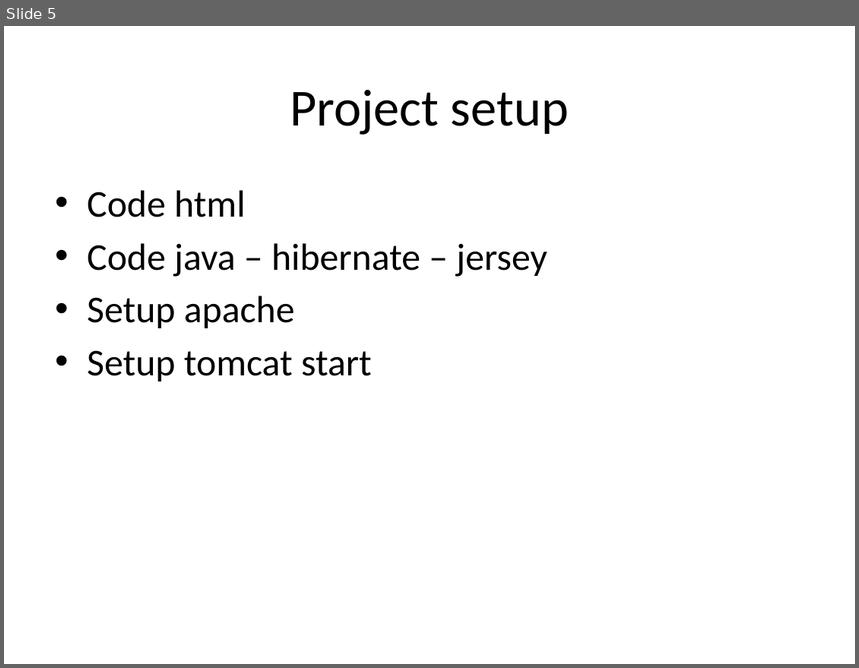
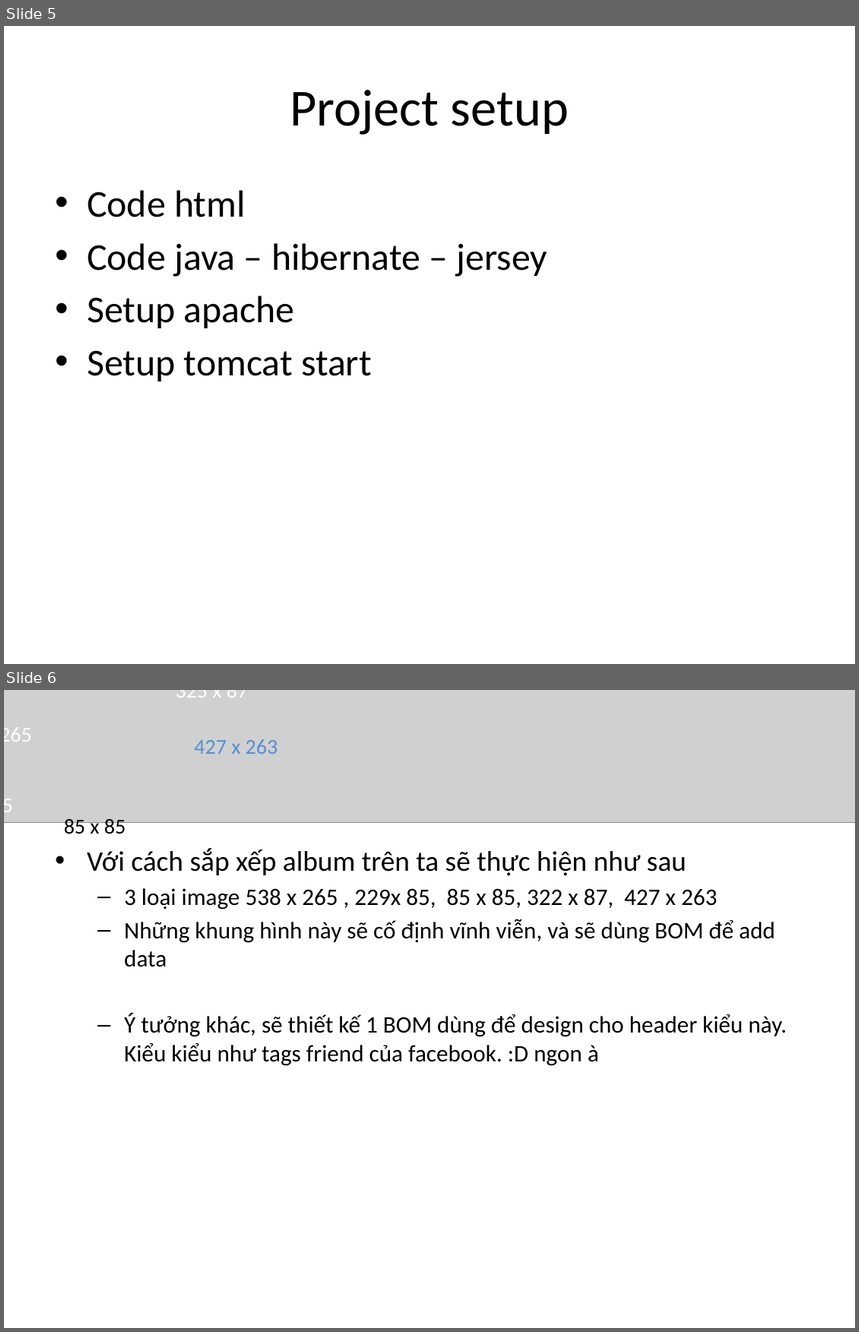
Before and after one commit to google-code-export/dau-gia-truc-tuyen-dhnl2, a slide deck: source/musicpage/Documents/Music page.pptx. Shown one above the other, each under a label of ours: slide 5 before the commit, slides 5 and 6 after it. The pictures are 859x668 and 859x1332 pixels, drawn with LibreOffice and Linux fonts; fonts in the diff are those of the drawing; grey boxes stand for pictures. Boxes give left, top, right and bottom in pixels: in the first picture for what was removed or moved away, otherwise in the second. Text is boxed around its words. In the diff, an @@ line names an element or a change of style, - is before the commit and + after.

Commit message:
new spec - BOM of album header

```diff
--- a/source/musicpage/Documents/Music page.pptx
+++ b/source/musicpage/Documents/Music page.pptx
@@ slide 6 added at [4,690,855,1328], background #FFFFFF @@
@@ picture added at [4,690,855,823] @@
@@ text added at [176,690,248,698], 18 pt, text #FFFFFF @@
+325 x 87
@@ text added at [194,739,278,754], 18 pt, text #558ED5 @@
+427 x 263
@@ text added at [4,788,23,822], 18 pt, text #FFFFFF @@
+229x 85
@@ text added at [64,819,126,839], 18 pt, text #000000 @@
+85 x 85
@@ text added at [87,848,788,1066], 20 pt, text #000000 @@
+• Với cách sắp xếp album trên ta sẽ thực hiện như sau
+  – 3 loại image 538 x 265 , 229x 85, 85 x 85, 322 x 87, 427 x 263
+  – Những khung hình này sẽ cố định vĩnh viễn, và sẽ dùng BOM để add data
+  – Ý tưởng khác, sẽ thiết kế 1 BOM dùng để design cho header kiểu này. Kiểu kiểu như tags friend của facebook. :D ngon à
@@ text added at [246,888,338,906], 18 pt, text #FFFFFF @@
+538 x 265
```
Also in this commit, not shown: 1 other slide added, 7 other files.
